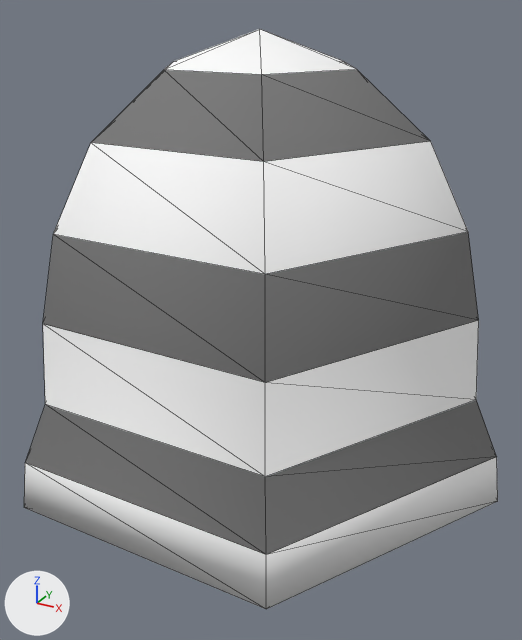
One commit to the glTF model maps/super-tile-world/assets/models/stw-open.far.glb: the scene before it, then after it.
One viewpoint serves both versions: a 50 mm lens placed at (0.555, -1.004, 1.036), pointed at (-0.004, 0.012, 0.528). Every picture has the same lights, and +X, +Y and +Z are marked at lower left. The first picture is the older version. Mesh edges are drawn as thin lines. Vertices at exactly the same position are counted once.

In view in the first picture: 'open'.
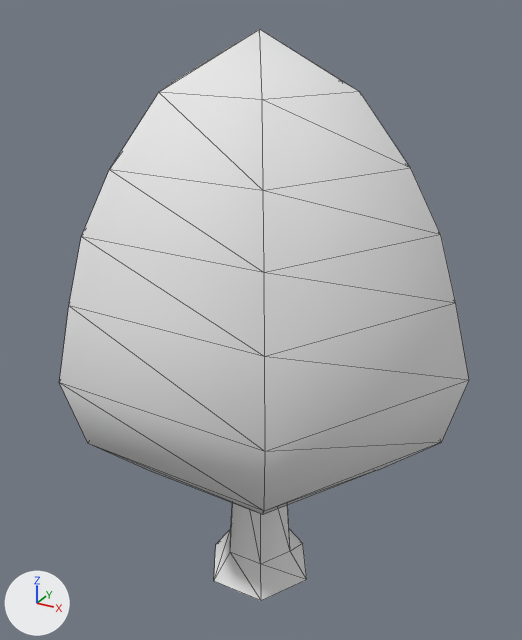
Scene script edits in JSON lines:
```json
{"block": "me_open", "where": "# used by ob_open; location = (0.0, 0.0, 0.0)"}
{"op": "remove", "block": "me_open", "code": "me_open.from_pydata(...)  # 68 vertices, 120 faces; spans x -0.432..0.432, y -0.374..0.374, z 0.0..1.0"}
{"op": "add", "block": "me_open", "code": "me_open.from_pydata(...)  # 62 vertices, 108 faces; spans x -0.337..0.363, y -0.317..0.3, z 0.0..1.0"}
{"block": "me_open", "change": "me_open part 1"}
{"block": "me_open", "change": "6 vertices are removed from x -0.156..0.156, y -0.135..0.135, z 0.95"}
{"block": "me_open", "change": "18 faces are deleted"}
{"block": "me_open", "change": "43 vertices move from x -0.432..0.432, y -0.374..0.374, z 0.24..0.86 to x -0.337..0.363, y -0.317..0.3, z 0.27..0.92"}
{"block": "me_open", "change": "6 new faces join them, mat_leaves"}
{"block": "me_open", "change": "me_open part 2: 78 kept faces spanning x -0.337..0.363, y -0.317..0.3, z 0.27..0.92 get new vertex colours"}
```

Where the change shows, as pixel boxes (x1, y1, x2, y2) in the pictures (522 x 640 px; the box of a moved part takes in the faces that stretch with it):
```json
{"object": "open", "change": "reshaped", "before": [24, 29, 498, 609], "after": [59, 29, 469, 600], "on screen": "13% narrower"}
{"part": 1, "of": "me_open", "change": "moved or reshaped", "before": [91, 29, 430, 162], "after": [160, 29, 359, 100]}
{"part": 2, "of": "me_open", "change": "recoloured", "before": [24, 141, 498, 608], "after": [59, 92, 469, 515]}
```
